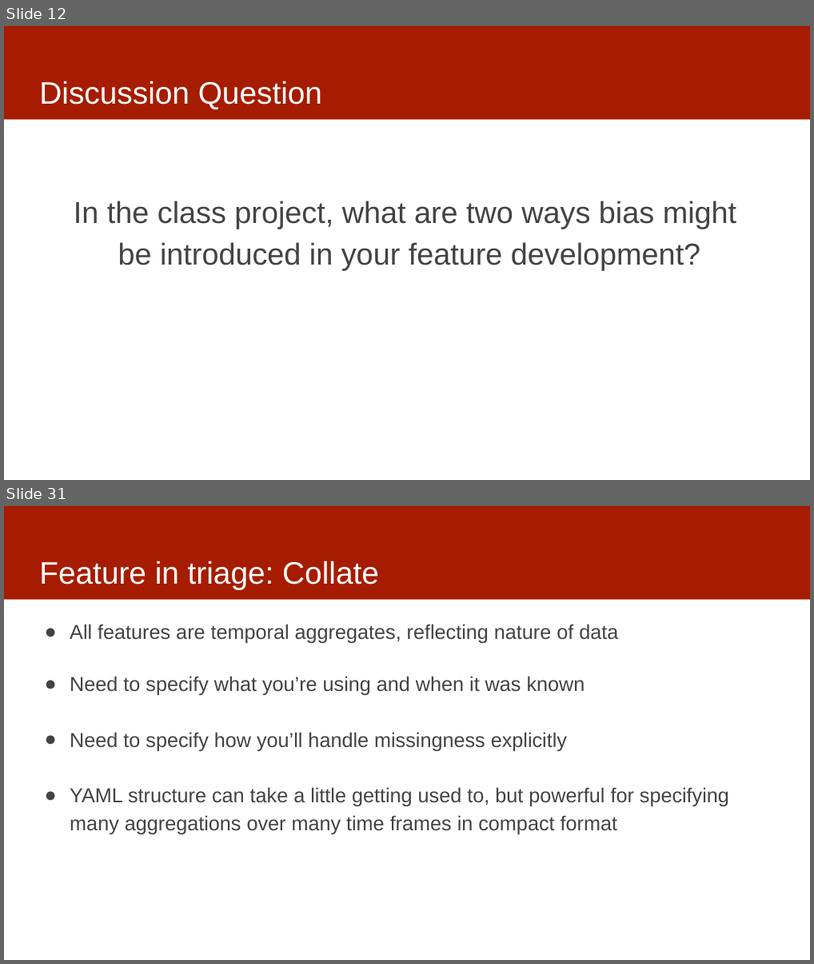
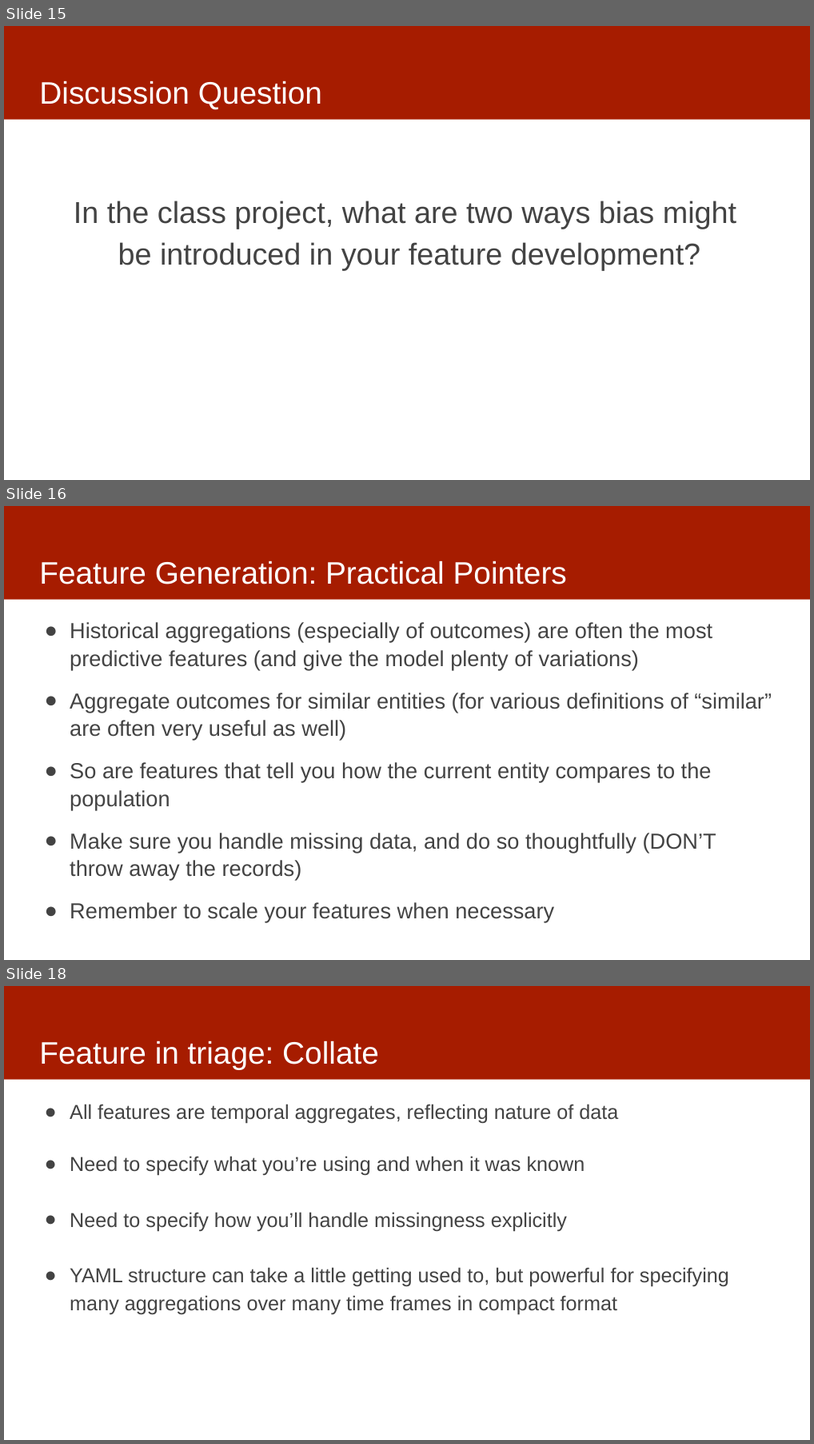
Before and after one commit to dssg/mlforpublicpolicylab, a slide deck: Lectures/12-features-and-imputation.pptx. Shown one above the other, each under a label of ours: slides 12 and 31 before the commit, slides 15, 16 and 18 after it; the slides between them are not shown. The pictures are 814x964 and 814x1444 pixels, drawn with LibreOffice and Linux fonts; fonts in the diff are those of the drawing. Boxes give left, top, right and bottom in pixels: in the first picture for what was removed or moved away, otherwise in the second. Text is boxed around its words. In the diff, an @@ line names an element or a change of style, - is before the commit and + after.

Commit message:
features

```diff
--- a/Lectures/12-features-and-imputation.pptx
+++ b/Lectures/12-features-and-imputation.pptx
@@ slide 16 added at box(4, 506, 810, 960), background #FFFFFF; not listed: 1 template element that a slide beside it also shows @@
@@ title added at box(39, 561, 567, 584), 37 pt, text #FFFFFF @@
+Feature Generation: Practical Pointers
@@ text added at box(70, 622, 772, 922), 25.9 pt, text #434343 @@
+● Historical aggregations (especially of outcomes) are often the most predictive features (and give the model plenty of variations)
+● Aggregate outcomes for similar entities (for various definitions of “similar” are often very useful as well)
+● So are features that tell you how the current entity compares to the population
+● Make sure you handle missing data, and do so thoughtfully (DON’T throw away the records)
+● Remember to scale your features when necessary
@@ what was slide 12 is now slide 15 @@
@@ what was slide 31 is now slide 18 @@
```
Also in this commit, not shown: 5 slides changed, 4 other slides added.
